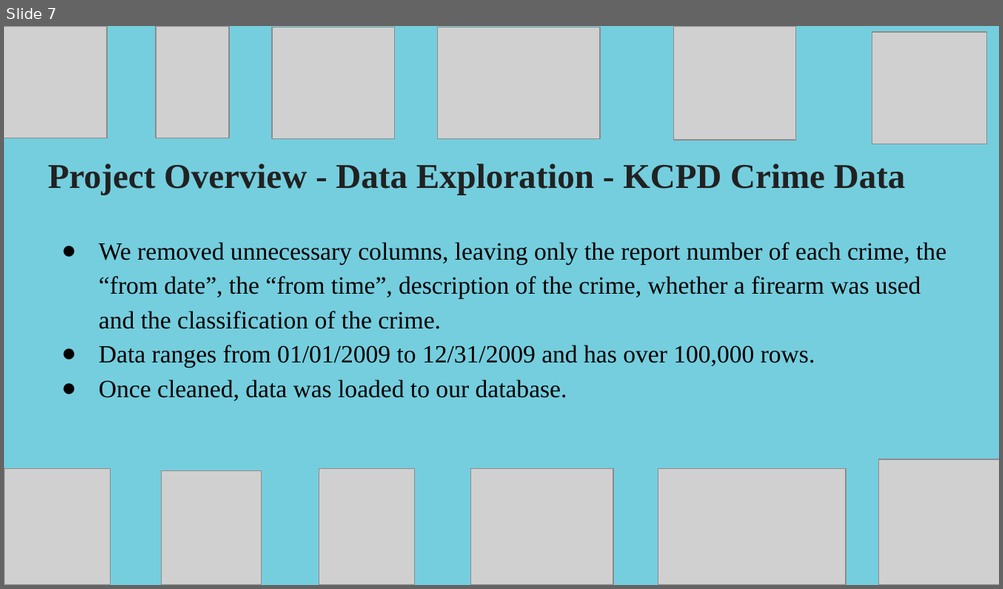
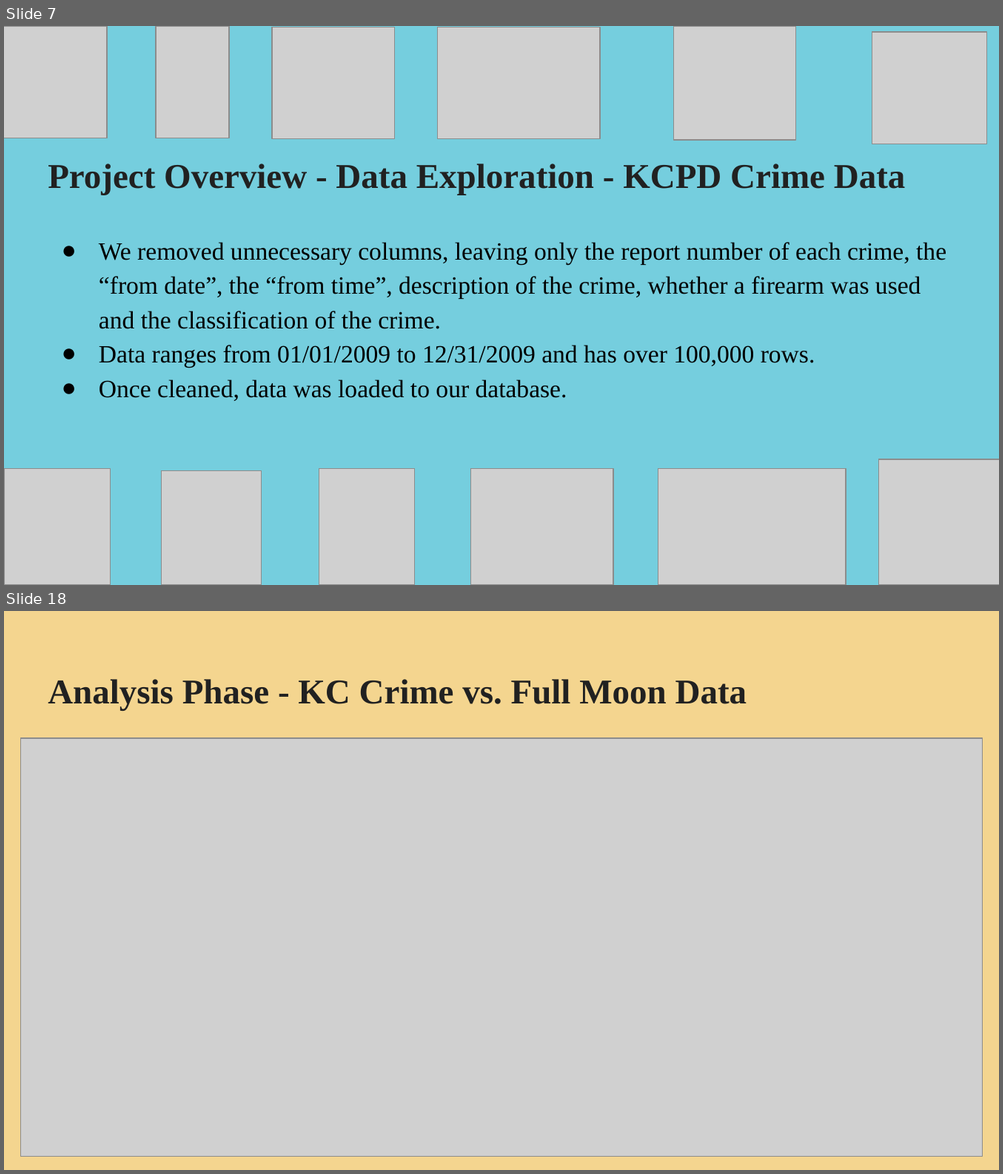
Before and after one commit to rulamia/Horrorscopes, a slide deck: HorrorscopesFinal.pptx. Shown one above the other, each under a label of ours: slide 7 before the commit, slides 7 and 18 after it; the slides between them are not shown. The pictures are 1003x589 and 1003x1174 pixels, drawn with LibreOffice and Linux fonts; fonts in the diff are those of the drawing; grey boxes stand for pictures. Boxes give left, top, right and bottom in pixels: in the first picture for what was removed or moved away, otherwise in the second. Text is boxed around its words. In the diff, an @@ line names an element or a change of style, - is before the commit and + after.

```diff
--- a/HorrorscopesFinal.pptx
+++ b/HorrorscopesFinal.pptx
@@ slide 18 added at (4, 611, 999, 1170), background #F4D58F @@
@@ title added at (48, 679, 747, 711), 25.2 pt, text #212121, bold @@
+Analysis Phase - KC Crime vs. Full Moon Data
@@ picture added at (21, 738, 982, 1157) @@
```
Also in this commit, not shown: 12 other slides added, 2 slides removed.
